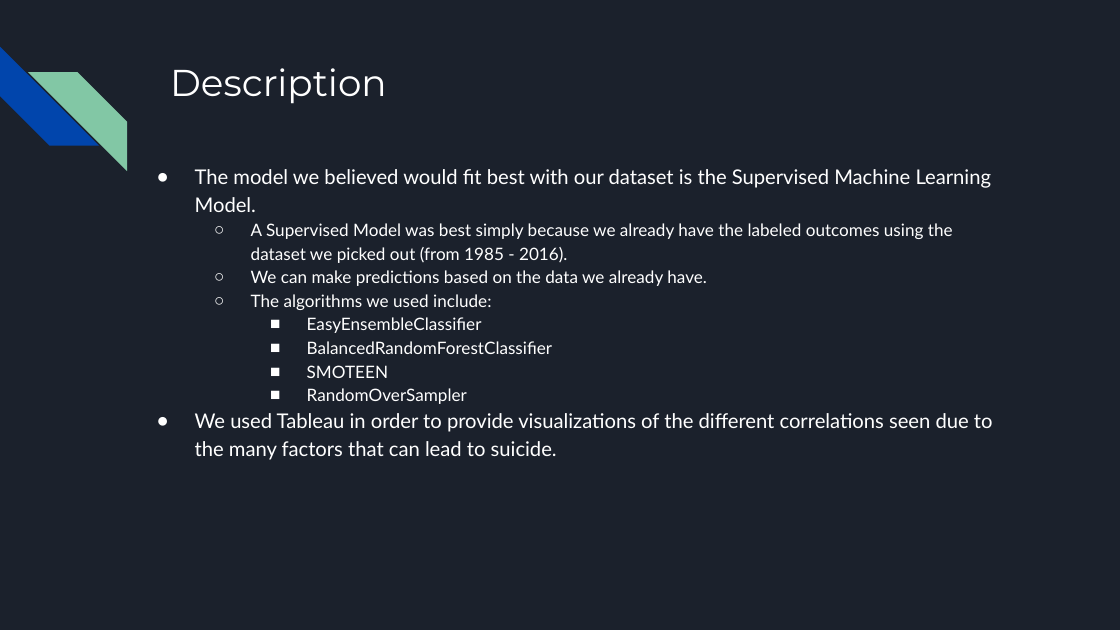
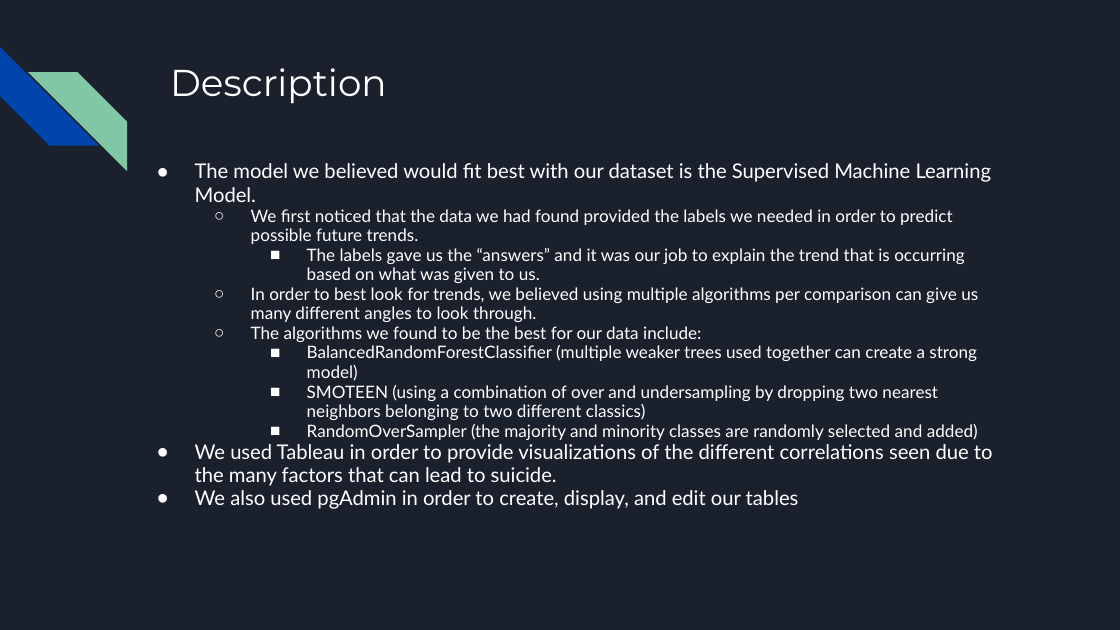
Before and after one commit to RosieMina/Final_project, a slide deck: slide 9 of Final Project.pptx. Drawn at 1120x630 pixels with LibreOffice and Linux fonts; fonts in the diff are those of the drawing. Boxes give left, top, right and bottom in pixels: in the first picture for what was removed or moved away, otherwise in the second. Text is boxed around its words. In the diff, an @@ line names an element or a change of style, - is before the commit and + after.

Commit message:
Updated Powerpoint

```diff
--- a/Final Project.pptx
+++ b/Final Project.pptx
@@ text at (195, 163, 993, 486): line spacing 1.15 to 0.95 @@
@@ text at (251, 209, 978, 440): text changed @@
-  ○ A Supervised Model was best simply because we already have the labeled outcomes using the dataset we picked out (from 1985 - 2016).
-  ○ We can make predictions based on the data we already have.
-  ○ The algorithms we used include:
-    ■ EasyEnsembleClassifier
-    ■ BalancedRandomForestClassifier
-    ■ SMOTEEN
-    ■ RandomOverSampler
+  ○ We first noticed that the data we had found provided the labels we needed in order to predict possible future trends.
+    ■ The labels gave us the “answers” and it was our job to explain the trend that is occurring based on what was given to us.
+  ○ In order to best look for trends, we believed using multiple algorithms per comparison can give us many different angles to look through.
+  ○ The algorithms we found to be the best for our data include:
+    ■ BalancedRandomForestClassifier (multiple weaker trees used together can create a strong model)
+    ■ SMOTEEN (using a combination of over and undersampling by dropping two nearest neighbors belonging to two different classics)
+    ■ RandomOverSampler (the majority and minority classes are randomly selected and added)
@@ text at (195, 490, 799, 509): paragraph added @@
+● We also used pgAdmin in order to create, display, and edit our tables
```
Also in this commit, not shown: 5 other slides changed, 3 slides added, 2 slides removed.
